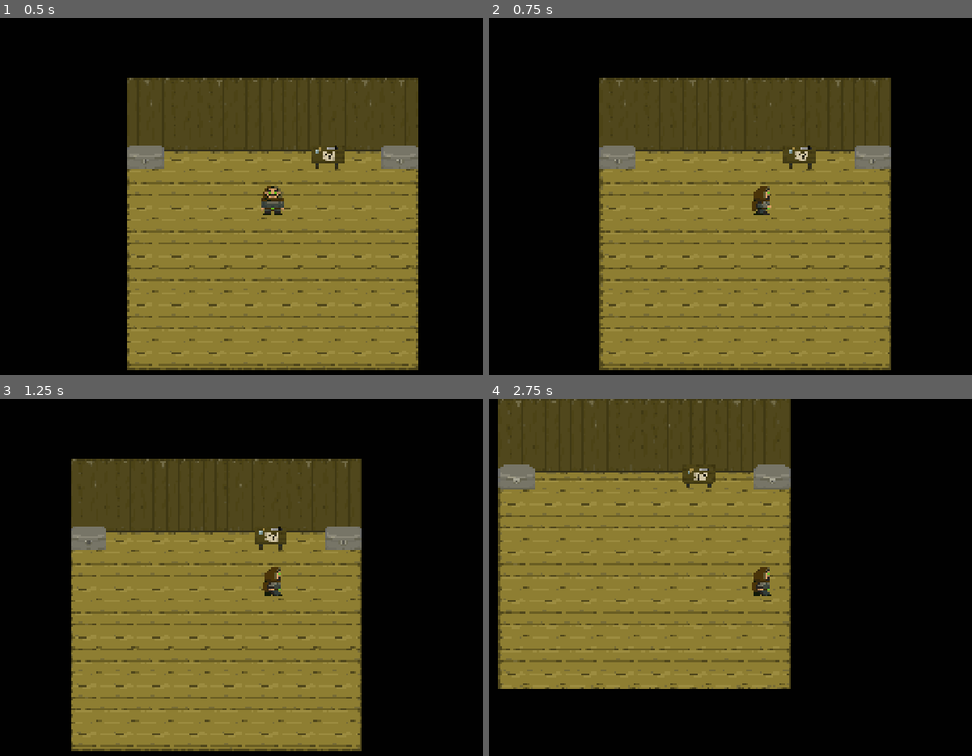
Above: before the commit, frames 1-4 (two rows, left to right).
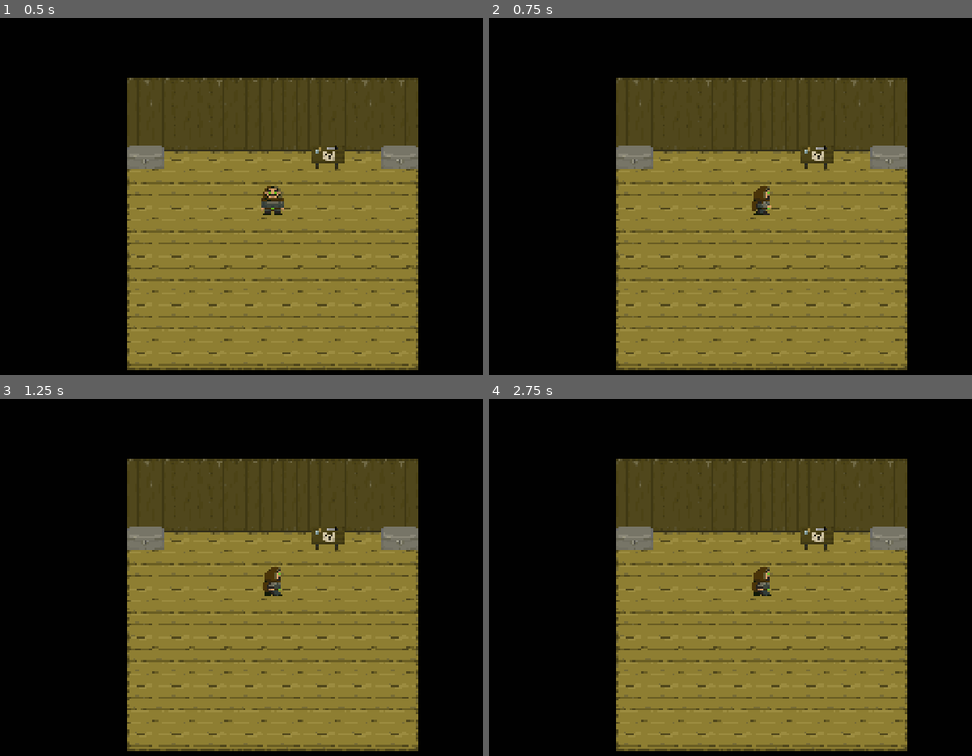
Above: after the commit, the same moments.

Repository: LumbagoSkeleton/Ctij
Game: Godot game, scene res://game_manager.tscn
Two runs of this game, one before a commit and one after it. Both use one fixed random seed, a clock stepped at 60 frames per second and the inputs below.
Inputs (mouse positions are in pixels of both pictures, inside the frame that each line leads up to):
- Up to frame 1 (0.5 s): no input
- Up to frame 2 (0.75 s): tap Enter at 0.5 s; move the mouse to (904, 182) at 0.52 s; hold D (Move Right) from 0.53 s (still down); click (904, 182) at 0.67 s
- Up to frame 3 (1.25 s): keep holding D (Move Right)
- Up to frame 4 (2.75 s): move the mouse to (633, 598) at 1.27 s; release D (Move Right) at 1.28 s; hold S (Move Down) 1.28-2.03 s; move the mouse to (827, 502) at 2.02 s; hold D (Move Right) from 2.03 s (still down)

Frame 1 is identical in both runs. In frame 2, 10% of the frame differs, in the area x 22-87%, y 16-99%; in frame 3, 24%; in frame 4, 60%, in the area x 1-87%, y 0-99%.
Error after the commit: Parse Error: Could not preload resource file "uid://c0feiqx4dv1fe". (res://scripts/player_data.gd:5)

Commit message:
inventory progress
also added YARD addon but removed it from the commit with gitignore, might add it later if we decide we should

Diff:
--- a/ctij-proiect/project.godot
+++ b/ctij-proiect/project.godot
@@ -26,6 +26,10 @@
 window/size/viewport_height=1080
 window/stretch/mode="canvas_items"
 window/stretch/aspect="expand"
+
+[editor_plugins]
+
+enabled=PackedStringArray("res://addons/yard/plugin.cfg")
 
 [input]
 
--- /dev/null
+++ b/ctij-proiect/resources/registries/item_entry.gd
@@ -0,0 +1,7 @@
+extends Resource
+
+class_name ItemEntry
+
+@export var id:int
+@export var sprite:CompressedTexture2D
+@export var max_amount:int ## at max_amount = -1 item is not stackable and amount does not show
--- /dev/null
+++ b/ctij-proiect/resources/registries/item_registry.tres
@@ -0,0 +1,51 @@
+[gd_resource type="Resource" script_class="Registry" format=3 uid="uid://c0feiqx4dv1fe"]
+
+[ext_resource type="Script" uid="uid://dqtv77mng5dyh" path="res://addons/yard/registry.gd" id="1_c26g3"]
+[ext_resource type="Texture2D" uid="uid://d3dia38ceoa4t" path="res://resources/assets/ctij_item_nettle.png" id="1_utrdk"]
+[ext_resource type="Texture2D" uid="uid://bbnu1nqa4osfl" path="res://resources/assets/ctij_item_rusted_dagger.png" id="2_5kwlr"]
+
+[resource]
+script = ExtResource("1_c26g3")
+_version = 2
+_scan_rulesets = Array[Dictionary]([{
+&"allowed_file_extensions": Array[String]([]),
+&"class_restrictions": Array[StringName]([&"ItemEntry"]),
+&"recursive_scan": false,
+&"scan_directories": Array[String]([]),
+&"scan_regex_exclude": "",
+&"scan_regex_include": ""
+}])
+_uids_to_string_ids = Dictionary[StringName, StringName]({
+&"uid://cka6flc8pqy8l": &"rusted_dagger",
+&"uid://dxikpdqgaluf3": &"nettle"
+})
+_string_ids_to_uids = Dictionary[StringName, StringName]({
+&"nettle": &"uid://dxikpdqgaluf3",
+&"rusted_dagger": &"uid://cka6flc8pqy8l"
+})
+_property_index = Dictionary[StringName, Dictionary]({
+&"id": {
+0: {
+&"nettle": true
+},
+1: {
+&"rusted_dagger": true
+}
+},
+&"max_amount": {
+-1: {
+&"rusted_dagger": true
+},
+16: {
+&"nettle": true
+}
+},
+&"sprite": {
+ExtResource("1_utrdk"): {
+&"nettle": true
+},
+ExtResource("2_5kwlr"): {
+&"rusted_dagger": true
+}
+}
+})
--- /dev/null
+++ b/ctij-proiect/resources/registries/nettle.tres
@@ -0,0 +1,9 @@
+[gd_resource type="Resource" format=3 uid="uid://dxikpdqgaluf3"]
+
+[ext_resource type="Script" uid="uid://htiygx68blws" path="res://resources/registries/item_entry.gd" id="1_65afh"]
+[ext_resource type="Texture2D" uid="uid://d3dia38ceoa4t" path="res://resources/assets/ctij_item_nettle.png" id="2_e2bct"]
+
+[resource]
+script = ExtResource("1_65afh")
+sprite = ExtResource("2_e2bct")
+max_amount = 16
--- /dev/null
+++ b/ctij-proiect/resources/registries/rusted_dagger.tres
@@ -0,0 +1,11 @@
+[gd_resource type="Resource" script_class="ItemEntry" format=3 uid="uid://cka6flc8pqy8l"]
+
+[ext_resource type="Script" uid="uid://htiygx68blws" path="res://resources/registries/item_entry.gd" id="1_ype4a"]
+[ext_resource type="Texture2D" uid="uid://bbnu1nqa4osfl" path="res://resources/assets/ctij_item_rusted_dagger.png" id="2_41hu8"]
+
+[resource]
+script = ExtResource("1_ype4a")
+id = 1
+sprite = ExtResource("2_41hu8")
+max_amount = -1
+metadata/_custom_type_script = "uid://htiygx68blws"
--- a/ctij-proiect/scripts/chest.gd
+++ b/ctij-proiect/scripts/chest.gd
@@ -1,4 +1,6 @@
 extends Node
+
+class_name Chest
 
 const ROWS = 3
 const COLUMNS = 5
--- a/ctij-proiect/scripts/item.gd
+++ b/ctij-proiect/scripts/item.gd
@@ -2,9 +2,13 @@
 
 class_name Item
 
-@export var item_amount:int = 0:
-	set(value):
-		item_amount = value
-		if item_amount > max_item_amount:
-			item_amount = max_item_amount
-@export var max_item_amount:int
+@export var id:int
+@export var item_amount:int = 0
+#@export var max_item_amount:int
+
+func init(new_id:int, amount:int) -> void:
+	id = new_id
+	item_amount = amount
+
+func _to_string() -> String:
+	return str(id) + " " + str(item_amount)
--- a/ctij-proiect/scripts/player_data.gd
+++ b/ctij-proiect/scripts/player_data.gd
@@ -2,6 +2,29 @@
 
 extends Node
 
+const ITEM_REGISTRY = preload("uid://c0feiqx4dv1fe")
+
 var inventory:Dictionary[Vector2, Item]
 enum State { IDLE, IN_MENU }
 var state:State = State.IDLE
+
+func _ready():
+	populate_inventory()
+
+func populate_inventory(): # temp function to test inventory mechanics
+	#print_debug(ITEM_REGISTRY.get_indexed_properties())
+	for i in range(0, randi_range(1,5)):
+		var item = Item.new()
+		var id = randi_range(0,1)
+		var entries= ITEM_REGISTRY.filter(&"id", id)
+		var entry:ItemEntry = ITEM_REGISTRY.load_entry(entries[0])
+		print_debug("entry: " + str(entry.id) + " " + str(entry.max_amount) + " " + str(entry.sprite.resource_path))
+		var max_amount = entry.max_amount
+		var amount
+		if max_amount == -1:
+			amount = -1
+		else:
+			amount = randi_range(1, max_amount)
+		item.init(id, amount)
+		var grid_pos = Vector2(randi_range(0,5),randi_range(0,3))
+		inventory.get_or_add(grid_pos,item)
--- a/ctij-proiect/scripts/workbench.gd
+++ b/ctij-proiect/scripts/workbench.gd
@@ -1,4 +1,6 @@
 extends Node
+
+class_name Workbench
 
 func open_workbench():
 	pass
--- /dev/null
+++ b/ctij-proiect/ui/inventory_item.gd
@@ -0,0 +1,18 @@
+extends Control
+
+class_name InventoryItem
+
+const ITEM_REGISTRY = preload("res://resources/registries/item_registry.tres")
+
+@onready var texture_rect: TextureRect = $TextureRect
+@onready var label: Label = $Label
+
+func set_data(id:int, amount:int):
+	# funky method to fit to load_entry but generally there should only be one entry per id so its ok
+	var string_id = ITEM_REGISTRY.filter(&"id", id)[0]
+	var item_resource:ItemEntry = ITEM_REGISTRY.load_entry(string_id)
+	print_debug(str(id) + " " + str(item_resource.sprite.resource_path) + " " + str(item_resource.max_amount))
+	var texture = item_resource.sprite
+	texture_rect.texture = texture
+	if amount != -1:
+		label.text = str(amount)
--- a/ctij-proiect/ui/inventory_item.tscn
+++ b/ctij-proiect/ui/inventory_item.tscn
@@ -1,6 +1,6 @@
 [gd_scene format=3 uid="uid://dqpbj1asns03h"]
 
-[ext_resource type="Texture2D" uid="uid://d3dia38ceoa4t" path="res://resources/assets/ctij_item_nettle.png" id="1_wa0k3"]
+[ext_resource type="Script" uid="uid://dmasax5qyd0bw" path="res://ui/inventory_item.gd" id="1_i131u"]
 
 [node name="InventoryItem" type="Control" unique_id=1721279063]
 custom_minimum_size = Vector2(72, 72)
@@ -8,6 +8,7 @@
 anchors_preset = 0
 offset_right = 72.0
 offset_bottom = 72.0
+script = ExtResource("1_i131u")
 
 [node name="TextureRect" type="TextureRect" parent="." unique_id=2052487120]
 layout_mode = 1
@@ -16,7 +17,6 @@
 anchor_bottom = 1.0
 grow_horizontal = 2
 grow_vertical = 2
-texture = ExtResource("1_wa0k3")
 
 [node name="Label" type="Label" parent="." unique_id=1866429249]
 layout_mode = 1
@@ -25,6 +25,5 @@
 anchor_bottom = 1.0
 grow_horizontal = 2
 grow_vertical = 2
-text = "6"
 horizontal_alignment = 2
 vertical_alignment = 2
--- a/ctij-proiect/ui/player_inventory.gd
+++ b/ctij-proiect/ui/player_inventory.gd
@@ -3,12 +3,25 @@
 class_name PlayerInventory
 
 const INVENTORY_SLOT = preload("res://ui/inventory_slot.tscn")
+const INVENTORY_ITEM = preload("uid://dqpbj1asns03h")
 
+const ROWS = 4
+const COLUMNS = 6
 @onready var inventory_item_grid_container: GridContainer = $BG/InventoryUIContainer/Inventory/InventoryBG/InventoryItemGridContainer
 
 func _ready():
 	init_slots()
 
 func init_slots():
-	for i in range(0,24): # will change later
-		inventory_item_grid_container.add_child(INVENTORY_SLOT.instantiate())
+	for item in PlayerData.inventory:
+		print_debug(str(item) + " " + str(PlayerData.inventory[item]))
+	for r in range(0,ROWS): # will change later
+		for c in range(0,COLUMNS):
+			var slot = INVENTORY_SLOT.instantiate()
+			inventory_item_grid_container.add_child(slot)
+			var grid_pos = Vector2(c,r)
+			var item_data:Item = PlayerData.inventory.get(grid_pos)
+			if item_data != null: # item in inventory exists at grid_pos - add to slot
+				var inv_item:InventoryItem = INVENTORY_ITEM.instantiate()
+				slot.add_child(inv_item)
+				inv_item.set_data(item_data.id, item_data.item_amount)
Binary file changed: ctij-proiect/resources/assets/ctij_item_rusted_dagger.png
Not shown, added: ctij-proiect/resources/registries/item_entry.gd.uid
Not shown, added: ctij-proiect/ui/inventory_item.gd.uid
